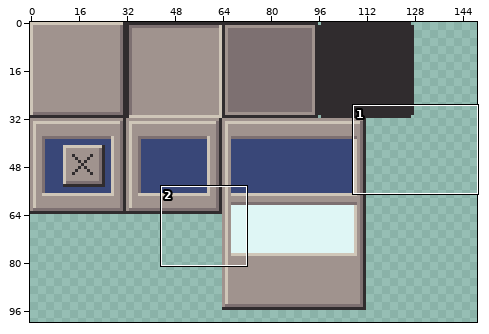
File history of a sprite sheet, assets/UI/button.png. The picture above shows the old version from afar; the outline marks the close-up.
Close-up. Earlier state:
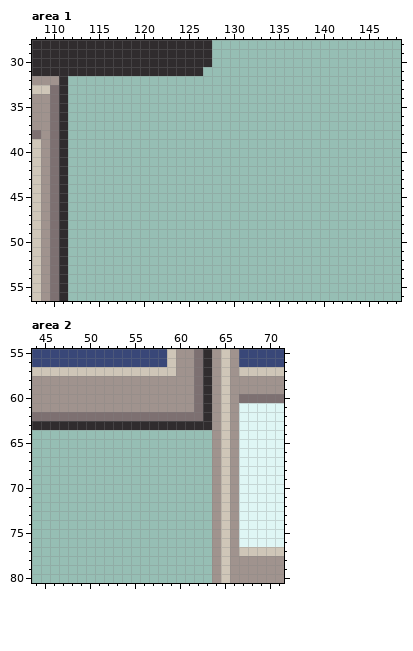
The file is 355x199 pixels. Shown: area 1: x 108..148, y 28..56; area 2: x 44..71, y 55..80. The wide view leaves out empty margins.
After the commit:
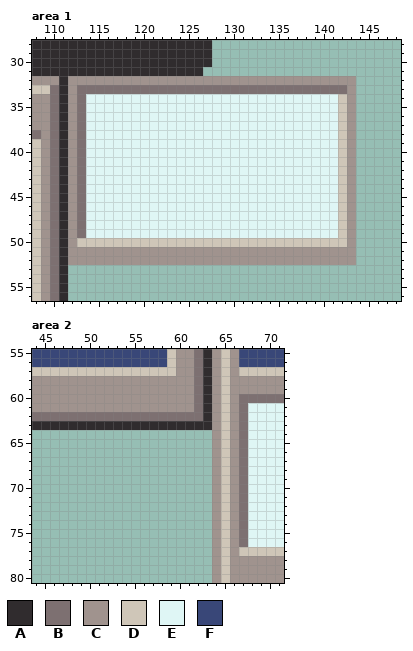
Palette (. is transparent): A #302c2e  B #7d7071  C #a0938e  D #cfc6b8  E #dff6f5  F #394778
Changes in this commit:
Area 1:
Colour B now appears in row 33 at x 113 to 142; in rows 34 to 49 at x 113.
Colour C now appears in row 32 at x 112 to 143; in rows 33 to 50 at x 112 and 143; in rows 51 to 52 at x 112 to 143.
Colour D now appears in rows 34 to 49 at x 142; in row 50 at x 113 to 142.
Colour E now appears in rows 34 to 49 at x 114 to 141.
Area 2:
The author changed colour E to colour B in rows 61 to 76 at x 67.
Changed places in both close-ups, as pixel boxes (x1, y1, x2, y2):
added: (68, 76, 356, 265)
changed: (239, 403, 248, 547)
